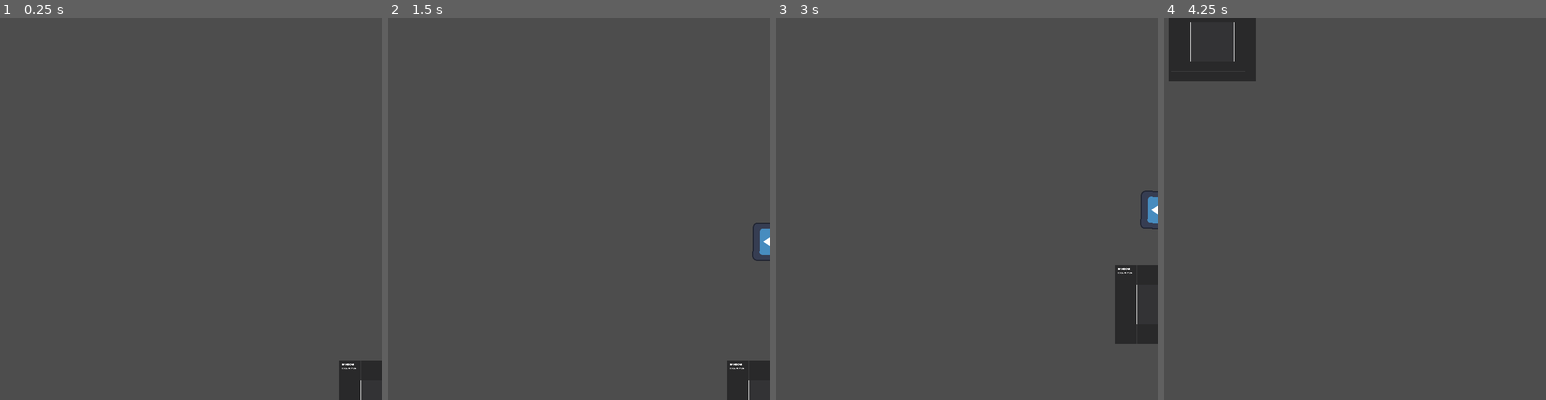
Above: before the commit, frames 1-4 (left to right).
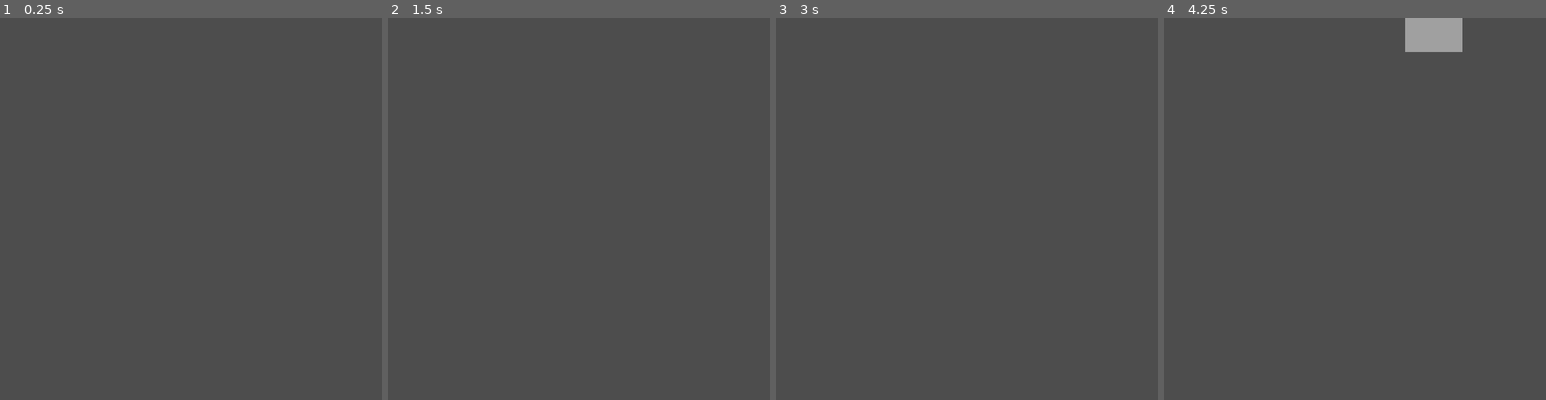
Above: after the commit, the same moments.

Repository: Zoidmania/gdex-2023-winter
Game: Godot game, scene res://stages/stage_1.tscn
Same seed, same stepped clock (60 frames per second), same inputs: the game is played once before the commit and once after it. Before the commit the project starts from res://main.tscn. The engine's default icon, where the game draws it, is replaced by a stand-in: a white triangle on a blue panel in a dark square.
Inputs:
- Up to frame 1 (0.25 s): no input
- Up to frame 2 (1.5 s): tap Enter at 0.5 s; hold Right (santa_move_right) 0.53-1.28 s; tap Space (santa_shoot) at 0.6, 1.35 s; hold Down (santa_move_down) from 1.28 s (still down)
- Up to frame 3 (3 s): release Down (santa_move_down) at 2.03 s; hold Right (santa_move_right) 2.03-2.78 s; tap Space (santa_shoot) at 2.1, 2.85 s; hold Up (santa_move_up) from 2.78 s (still down)
- Up to frame 4 (4.25 s): release Up (santa_move_up) at 3.53 s; hold Left (santa_move_left) from 3.53 s (still down); tap Space (santa_shoot) at 3.6 s

The runs differ from the first frame. In frame 1, 1.1% of the frame differs, in the area x 88-100%, y 89-100%; in frame 2, 1.4%; in frame 3, 2.5%; in frame 4, 5.1%, in the area x 1-79%, y 0-17%.

Commit message:
add stage 1 boilerplate

Diff:
--- a/src/enemies/enemy_generator.tscn
+++ /dev/null
@@ -1,10 +0,0 @@
-[gd_scene load_steps=3 format=3 uid="uid://c1adeqxtlje6x"]
-
-[ext_resource type="Script" path="res://enemies/enemy_generator.gd" id="1_lym3r"]
-[ext_resource type="Script" path="res://components/spawner_component.gd" id="2_t223x"]
-
-[node name="EnemyGenerator" type="Node2D"]
-script = ExtResource("1_lym3r")
-
-[node name="SpawnerComponent" type="Node2D" parent="."]
-script = ExtResource("2_t223x")
--- a/src/project.godot
+++ b/src/project.godot
@@ -13,7 +13,7 @@
 config/name="gdex-winter-2023"
 config/description="Created for the GDEX Winter 2023 game jam.
 https://zoidmania.itch.io/winter-gdex-2023"
-run/main_scene="res://main.tscn"
+run/main_scene="res://stages/stage_1.tscn"
 config/features=PackedStringArray("4.2", "Forward Plus")
 config/icon="res://icon.svg"
 
--- a/src/enemies/enemy_generator.gd
+++ b/src/stages/enemy_generator.gd
@@ -1,3 +1,4 @@
+class_name EnemyGenerator
 extends Node2D
 ## Generates enemies in a scene.
 ##
@@ -30,11 +31,12 @@
         instance # an instanced enemy scene
     )
 
-    time_offset = abs(time_offset)
-
+    # TO DO: decide whether to keep this mechanic, and whether to scale on score or time.
     # Gently increase the spawn rate based on the current score. That is, spawn rate, which is the
     # delta between when spawns occur, gets smaller, which increases spawn frequency. Asymptotically
     # approaches 0.
-    var spawn_rate = time_offset / (0.5 + game_stats.score * 0.01)
+    #time_offset = abs(time_offset)
+    #var spawn_rate = time_offset / (0.5 + game_stats.score * 0.01)
+    #timer.start(spawn_rate + randf_range(0.25, 0.5))
 
-    timer.start(spawn_rate + randf_range(0.25, 0.5))
+    timer.start()
--- /dev/null
+++ b/src/stages/enemy_generator.tscn
@@ -0,0 +1,12 @@
+[gd_scene load_steps=4 format=3 uid="uid://c1adeqxtlje6x"]
+
+[ext_resource type="Script" path="res://stages/enemy_generator.gd" id="1_lym3r"]
+[ext_resource type="Resource" uid="uid://c7pb7has64jr8" path="res://game_stats.tres" id="2_0fdmd"]
+[ext_resource type="Script" path="res://components/spawner_component.gd" id="2_t223x"]
+
+[node name="EnemyGenerator" type="Node2D"]
+script = ExtResource("1_lym3r")
+game_stats = ExtResource("2_0fdmd")
+
+[node name="SpawnerComponent" type="Node2D" parent="."]
+script = ExtResource("2_t223x")
--- /dev/null
+++ b/src/stages/stage_1.tscn
@@ -0,0 +1,9 @@
+[gd_scene load_steps=3 format=3 uid="uid://blke6hd32d6xy"]
+
+[ext_resource type="PackedScene" uid="uid://cyfrv23x7cjxg" path="res://stages/stage_1_enemy_generator.tscn" id="1_s5i7o"]
+[ext_resource type="PackedScene" uid="uid://y0utk1nx72vy" path="res://enemies/grey_goat.tscn" id="2_dfvkc"]
+
+[node name="Stage1" type="Node2D"]
+
+[node name="Stage1EnemyGenerator" parent="." instance=ExtResource("1_s5i7o")]
+grey_goat_scene = ExtResource("2_dfvkc")
--- /dev/null
+++ b/src/stages/stage_1_enemy_generator.gd
@@ -0,0 +1,15 @@
+extends EnemyGenerator
+
+@export var grey_goat_scene: PackedScene
+
+@onready var grey_goat_timer: Timer = $GreyGoatTimer
+
+
+## Init.
+##
+## Connects the spawn timers to spawn handler for each enemy type.
+func _ready() -> void:
+
+    grey_goat_timer.timeout.connect(
+        handle_spawn.bind(grey_goat_scene, grey_goat_timer)
+    )
--- /dev/null
+++ b/src/stages/stage_1_enemy_generator.tscn
@@ -0,0 +1,13 @@
+[gd_scene load_steps=3 format=3 uid="uid://cyfrv23x7cjxg"]
+
+[ext_resource type="PackedScene" uid="uid://c1adeqxtlje6x" path="res://stages/enemy_generator.tscn" id="1_0hxi0"]
+[ext_resource type="Script" path="res://stages/stage_1_enemy_generator.gd" id="2_b7hnh"]
+
+[node name="Stage1EnemyGenerator" instance=ExtResource("1_0hxi0")]
+script = ExtResource("2_b7hnh")
+grey_goat_scene = null
+
+[node name="GreyGoatTimer" type="Timer" parent="." index="1"]
+wait_time = 4.0
+one_shot = true
+autostart = true
